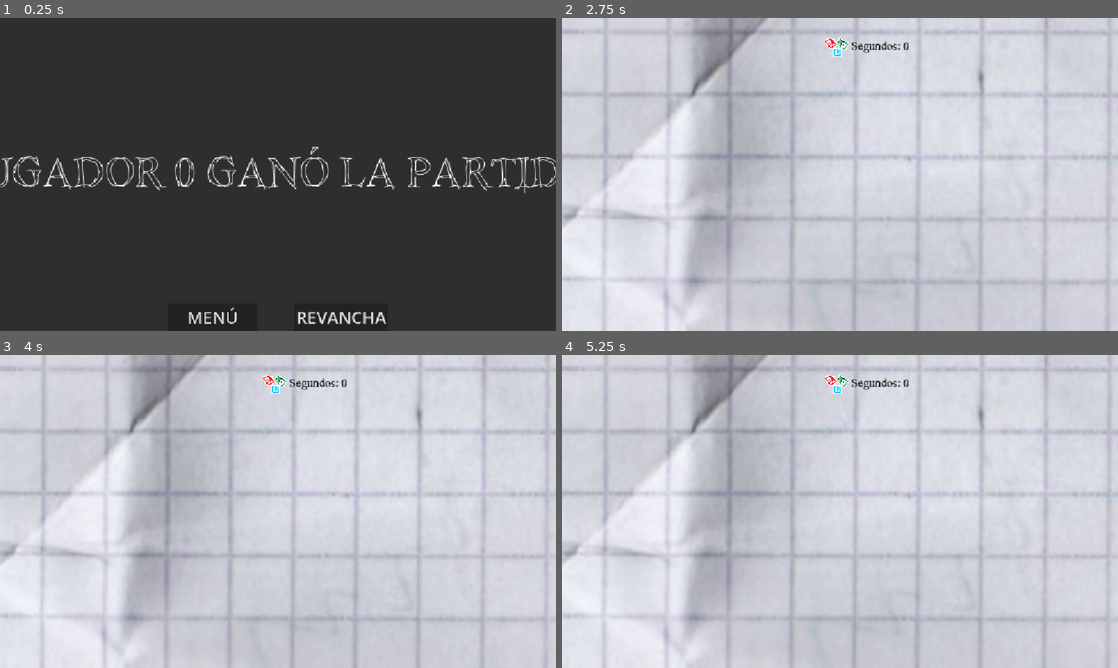
Above: before the commit, frames 1-4 (two rows, left to right).
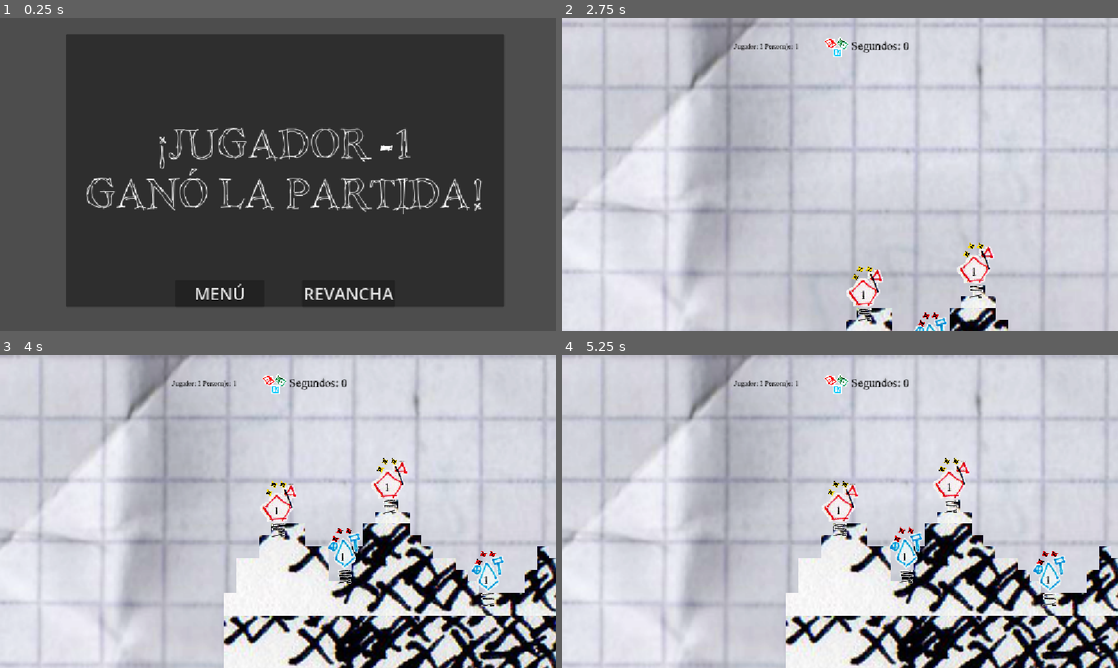
Above: after the commit, the same moments.

Repository: Pablo7776/Motores_Graficos
Game: Godot game, scene res://victoria.tscn
Same seed, same stepped clock (60 frames per second), same inputs: the game is played once before the commit and once after it. This scene is started directly instead of the project's main scene. The engine's default icon, where the game draws it, is replaced by a stand-in: a white triangle on a blue panel in a dark square.
Inputs (mouse positions are in pixels of both pictures, inside the frame that each line leads up to):
- Up to frame 1 (0.25 s): no input
- Up to frame 2 (2.75 s): click "MENÚ" at 0.5 s; click "INICIAR" at 1.25 s; click "CONTINUAR" at 2 s
- Up to frame 3 (4 s): move the mouse to (400, 495) at 2.77 s; hold Right (mover_derecha) from 2.78 s (still down); click (400, 495) at 2.85 s; tap Space (saltar) at 3.02, 3.77 s; move the mouse to (166, 527) at 3.52 s; click (166, 527) at 3.6 s
- Up to frame 4 (5.25 s): move the mouse to (895, 442) at 4.27 s; release Right (mover_derecha) at 4.28 s; hold Left (mover_izquierda) 4.28-5.03 s; click (895, 442) at 4.35 s; move the mouse to (812, 574) at 5.02 s; hold Right (mover_derecha) from 5.03 s (still down); click (812, 574) at 5.1 s

The runs differ from the first frame. In frame 1, 36% of the frame differs, in the area x 0-100%, y 0-100%; in frame 2, 9.0%; in frame 3, 30%; in frame 4, 30%.
Error before the commit: Parse Error: Identifier "_on_partida_terminada" not declared in the current scope. (res://gestor_de_turnos_v_2.gd:22)

Commit message:
fix_victoria
Reconecté algunas cosas que se habían desconectado y arregle algunos bugs que había generado

Diff:
--- a/da-2-zafarrancho/gestor_de_turnos_v_2.gd
+++ b/da-2-zafarrancho/gestor_de_turnos_v_2.gd
@@ -19,8 +19,6 @@
 # Acá conecta una señal que se envía al apretar "iniciar partida" desde el menú de partida donde se establecen la cantida de jugadores y de personajes por jugador.
 	get_parent().iniciar.connect(_on_menu_de_partida_iniciar)  #✨Armado en Clase
 	turno_de.connect(hud._on_gestor_cambiar_turno) #como llama a la función en el hud se puede mejorar para que sea mas claro
-	partida_terminada.connect(_on_partida_terminada)
-
 #acá se crean los personajes, las listas de jugadores y de equipos, a partir de los datos del menú de partida
 func _on_menu_de_partida_iniciar(cant_jugadores, cant_personajes, clases_elegidas: Array = []) -> void:
 	lista_jugadores.clear()
--- a/da-2-zafarrancho/juego/main.gd
+++ b/da-2-zafarrancho/juego/main.gd
@@ -5,3 +5,10 @@
 
 func _ready() -> void:
 	iniciar.emit(DatosPartida.jugadores, DatosPartida.personajes)  #✨Armado en Clase
+
+
+func _on_gestor_de_turnos_v_2_victoria(ganador: Variant) -> void:
+	$Camera2D.zoom = Vector2(0.5,0.5)
+	DatosPartida.jugador_ganador = ganador
+	await get_tree().create_timer(2).timeout
+	get_tree().change_scene_to_file("res://victoria.tscn")
--- a/da-2-zafarrancho/juego/main.tscn
+++ b/da-2-zafarrancho/juego/main.tscn
@@ -68,3 +68,5 @@
 position = Vector2(14, 1055)
 
 [node name="SpawnerPersonajes" parent="." unique_id=153230285 instance=ExtResource("9_t4pft")]
+
+[connection signal="victoria" from="GestorDeTurnosV2" to="." method="_on_gestor_de_turnos_v_2_victoria"]
--- a/da-2-zafarrancho/modulos/componentes/hurtbox.gd
+++ b/da-2-zafarrancho/modulos/componentes/hurtbox.gd
@@ -25,6 +25,6 @@
 	print("flash_damage")
 	player.animacion.modulate = Color.RED
 
-	await get_tree().create_timer(0.5).timeout
+	await get_tree().create_timer(0.3).timeout
 
 	player.animacion.modulate = Color.WHITE
--- a/da-2-zafarrancho/victoria.gd
+++ b/da-2-zafarrancho/victoria.gd
@@ -3,7 +3,7 @@
 @onready var label_ganador: Label = $Panel/Label
 
 func _ready() -> void:
-	label_ganador.text = "¡JUGADOR %d GANÓ LA PARTIDA!" % (DatosPartida.jugador_ganador + 1)
+	label_ganador.text = "¡JUGADOR %d GANÓ LA PARTIDA!" % (DatosPartida.jugador_ganador)
 
 
 func _on_button_pressed() -> void:
--- a/da-2-zafarrancho/victoria.tscn
+++ b/da-2-zafarrancho/victoria.tscn
@@ -17,6 +17,10 @@
 anchors_preset = 15
 anchor_right = 1.0
 anchor_bottom = 1.0
+offset_left = 137.0
+offset_top = 34.0
+offset_right = -107.0
+offset_bottom = -49.0
 grow_horizontal = 2
 grow_vertical = 2
 
@@ -36,6 +40,8 @@
 theme_override_fonts/font = ExtResource("1_okh8r")
 theme_override_font_sizes/font_size = 100
 text = "¡JUGADOR X GANÓ!"
+horizontal_alignment = 1
+autowrap_mode = 2
 
 [node name="HBoxContainer" type="HBoxContainer" parent="Panel" unique_id=1545694336]
 layout_mode = 1
Not shown, added: da-2-zafarrancho/Escenas/gestor_de_turnos_v_2.tscn49739784.tmp
